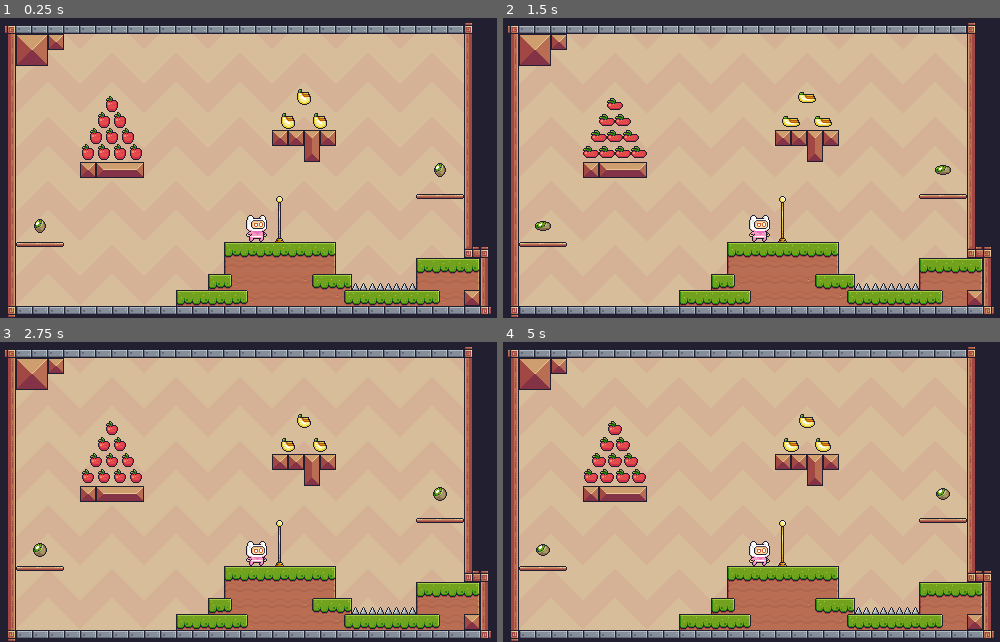
Above: before the commit, frames 1-4 (two rows, left to right).
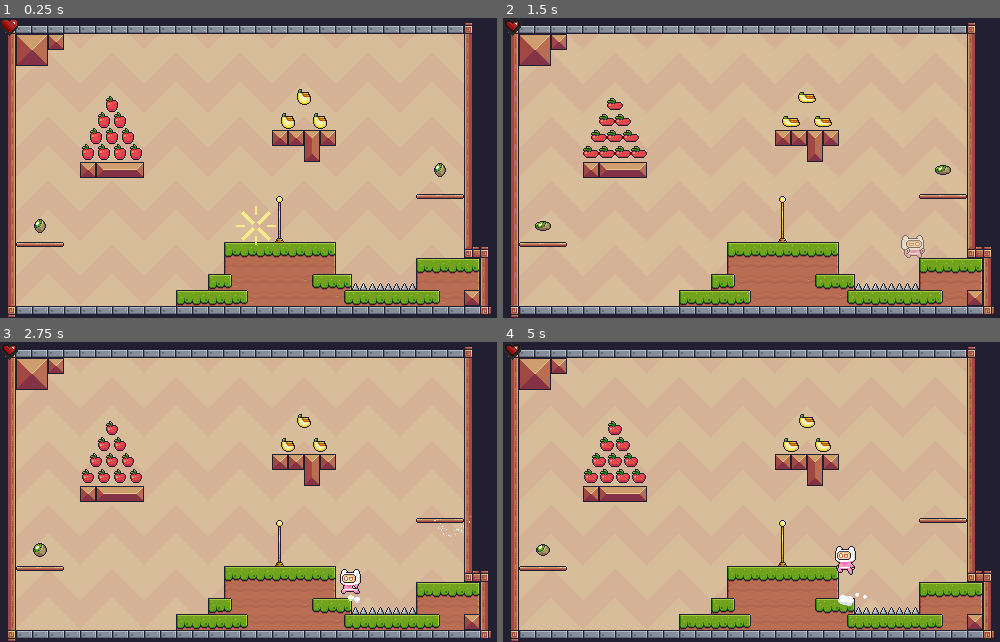
Above: after the commit, the same moments.

Repository: Javi-CD/godot4-platformer2D
Game: Godot game, scene res://src/scenes/game/game.tscn
The game is run twice, just before and just after one commit, with the same random seed, the same clock (stepped at 60 frames per second) and the same inputs.
Inputs:
- Up to frame 1 (0.25 s): no input
- Up to frame 2 (1.5 s): hold D (right) from 0.53 s (still down); tap Space (jump) at 0.6, 0.77, 1.07, 1.35 s
- Up to frame 3 (2.75 s): tap Space (jump) at 1.52, 1.82, 2.1 s; release D (right) at 2.03 s; hold A (left) from 2.03 s (still down)
- Up to frame 4 (5 s): release A (left) at 2.78 s; hold D (right) 2.78-4.28 s; tap Space (jump) at 2.85, 3.02, 3.32, 3.6, 3.77, 4.07, 4.35, 4.52, 4.82 s; hold A (left) from 4.28 s (still down)

The runs differ from the first frame. In frame 1, 0.5% of the frame differs, in the area x 0-56%, y 0-76%; in frame 2, 0.6%; in frame 3, 0.8%; in frame 4, 0.9%, in the area x 0-90%, y 1-88%.
Error before the commit: Parse Error: Cannot infer the type of "is_moving_on_floor" variable because the value doesn't have a set type. (res://src/scenes/player/player.gd:503)

Commit message:
fix(player): resolve parser error and type inferencing issues in FSM

Diff:
--- a/src/scenes/game/game.gd
+++ b/src/scenes/game/game.gd
@@ -6,10 +6,10 @@
 
 
 @onready var level_container: Node = $LevelContainer
-@onready var hud: HUD = $HUD
+@onready var hud: CanvasLayer = $HUD
 
 
-var _current_level: Level = null
+var _current_level: Node2D = null
 
 
 func _ready() -> void:
@@ -30,14 +30,16 @@
 		push_warning("No se pudo cargar la escena: " + level_path)
 		return
 
-	var instantiated := level_scene.instantiate()
-	if not instantiated is Level:
-		push_warning("La escena cargada no es de tipo Level: " + level_path)
+	var instantiated := level_scene.instantiate() as Node2D
+	if instantiated == null:
+		push_warning("La escena cargada no se pudo instanciar correctamente: " + level_path)
 		return
 
-	_current_level = instantiated as Level
+	_current_level = instantiated
 	level_container.add_child(_current_level)
-	_current_level.level_completed.connect(_on_level_completed)
+
+	if _current_level.has_signal("level_completed"):
+		_current_level.level_completed.connect(_on_level_completed)
 
 	_assign_level_player_to_hud()
 	_start_player_level_spawn()
@@ -45,19 +47,31 @@
 
 func _assign_level_player_to_hud() -> void:
 	if _current_level == null:
-		hud.set_player(null)
+		if hud.has_method("set_player"):
+			hud.set_player(null)
 		return
 
-	var player := _current_level.get_player()
-	hud.set_player(player)
+	var player: Node = null
+	if _current_level.has_method("get_player"):
+		player = _current_level.get_player()
+	else:
+		player = _current_level.get_node_or_null("Player")
+
+	if hud.has_method("set_player"):
+		hud.set_player(player)
 
 
 func _start_player_level_spawn() -> void:
 	if _current_level == null:
 		return
 
-	var player := _current_level.get_player()
-	if player != null:
+	var player: Node = null
+	if _current_level.has_method("get_player"):
+		player = _current_level.get_player()
+	else:
+		player = _current_level.get_node_or_null("Player")
+
+	if player != null and player.has_method("start_level_spawn"):
 		player.start_level_spawn()
 
 
--- a/src/scenes/hud/hud.gd
+++ b/src/scenes/hud/hud.gd
@@ -5,11 +5,11 @@
 @onready var heart_display: AnimatedSprite2D = $HeartDisplay
 
 
-var _player: Player = null
+var _player: Node = null
 
 
-func set_player(player: Player) -> void:
-	if _player != null and _player.health_changed.is_connected(_on_player_health_changed):
+func set_player(player: Node) -> void:
+	if _player != null and _player.has_signal("health_changed") and _player.health_changed.is_connected(_on_player_health_changed):
 		_player.health_changed.disconnect(_on_player_health_changed)
 
 	_player = player
@@ -19,8 +19,11 @@
 		return
 
 	heart_display.visible = true
-	_player.health_changed.connect(_on_player_health_changed)
-	_on_player_health_changed(_player.get_current_health(), _player.get_max_health())
+
+	if _player.has_signal("health_changed"):
+		_player.health_changed.connect(_on_player_health_changed)
+		if _player.has_method("get_current_health") and _player.has_method("get_max_health"):
+			_on_player_health_changed(_player.get_current_health(), _player.get_max_health())
 
 
 func _on_player_health_changed(current_health: int, max_health: int) -> void:
--- a/src/scenes/player/player.gd
+++ b/src/scenes/player/player.gd
@@ -102,31 +102,31 @@
 	state_machine.name = "StateMachine"
 	add_child(state_machine)
 
-	var idle_state := PlayerStateIdle.new()
+	var idle_state: State = PlayerStateIdle.new()
 	idle_state.name = "Idle"
 	state_machine.add_child(idle_state)
 
-	var run_state := PlayerStateRun.new()
+	var run_state: State = PlayerStateRun.new()
 	run_state.name = "Run"
 	state_machine.add_child(run_state)
 
-	var jump_state := PlayerStateJump.new()
+	var jump_state: State = PlayerStateJump.new()
 	jump_state.name = "Jump"
 	state_machine.add_child(jump_state)
 
-	var fall_state := PlayerStateFall.new()
+	var fall_state: State = PlayerStateFall.new()
 	fall_state.name = "Fall"
 	state_machine.add_child(fall_state)
 
-	var wall_slide_state := PlayerStateWallSlide.new()
+	var wall_slide_state: State = PlayerStateWallSlide.new()
 	wall_slide_state.name = "WallSlide"
 	state_machine.add_child(wall_slide_state)
 
-	var hurt_state := PlayerStateHurt.new()
+	var hurt_state: State = PlayerStateHurt.new()
 	hurt_state.name = "Hurt"
 	state_machine.add_child(hurt_state)
 
-	var respawn_state := PlayerStateRespawn.new()
+	var respawn_state: State = PlayerStateRespawn.new()
 	respawn_state.name = "Respawn"
 	state_machine.add_child(respawn_state)
 
@@ -315,7 +315,7 @@
 
 	var time := Time.get_ticks_msec() / 1000.0
 	var pulse := (sin(time * INVULNERABILITY_FLASH_SPEED) + 1.0) * 0.5
-	var alpha = lerp(INVULNERABILITY_MIN_ALPHA, 1.0, pulse)
+	var alpha: float = lerp(INVULNERABILITY_MIN_ALPHA, 1.0, pulse)
 
 	sprite.modulate.a = alpha
 
@@ -434,7 +434,7 @@
 
 
 func enter_hurt_state(source_position: Vector2) -> void:
-	var hit_direction := sign(global_position.x - source_position.x)
+	var hit_direction: float = sign(global_position.x - source_position.x)
 	if hit_direction == 0.0:
 		hit_direction = 1.0
 
@@ -497,10 +497,10 @@
 	if dust_effect == null:
 		return
 
-	var is_in_active_movement_state := state_machine.current_state != null and (
+	var is_in_active_movement_state: bool = state_machine != null and state_machine.current_state != null and (
 		state_machine.current_state.name == "Run"
 	)
-	var is_moving_on_floor := is_on_floor() and abs(velocity.x) > 10.0 and is_in_active_movement_state
+	var is_moving_on_floor: bool = is_on_floor() and abs(velocity.x) > 10.0 and is_in_active_movement_state
 
 	if not is_moving_on_floor:
 		if dust_effect.emitting:
@@ -521,12 +521,12 @@
 	if wall_dust_effect == null:
 		return
 
-	if state_machine.current_state == null or state_machine.current_state.name != "WallSlide":
+	if state_machine == null or state_machine.current_state == null or state_machine.current_state.name != "WallSlide":
 		if wall_dust_effect.emitting:
 			wall_dust_effect.emitting = false
 		return
 
-	var wall_direction := _get_wall_direction()
+	var wall_direction: float = _get_wall_direction()
 
 	if wall_direction < 0.0:
 		wall_dust_effect.global_position = dust_spawn_wall_left.global_position
--- a/src/scenes/player/states/state.gd
+++ b/src/scenes/player/states/state.gd
@@ -2,12 +2,12 @@
 extends Node
 
 ## Base class for all states in the Finite State Machine (FSM).
-## Each state manages its own lifecycle: enter, exit, input handling, and physics updates.
 
+@warning_ignore("unused_signal")
 signal transitioned(state: State, new_state_name: StringName, msg: Dictionary)
 
-var player: Player = null
-var state_machine: StateMachine = null
+var player: CharacterBody2D = null
+var state_machine: Node = null
 
 
 func enter(_msg: Dictionary = {}) -> void:
--- a/src/scenes/player/states/state_machine.gd
+++ b/src/scenes/player/states/state_machine.gd
@@ -11,13 +11,14 @@
 var states: Dictionary = {}
 
 
-func init(player: Player) -> void:
+func init(target_player: CharacterBody2D) -> void:
 	for child in get_children():
 		if child is State:
 			states[child.name.to_lower()] = child
-			child.player = player
+			child.player = target_player
 			child.state_machine = self
-			child.transitioned.connect(_on_child_transitioned)
+			if not child.transitioned.is_connected(_on_child_transitioned):
+				child.transitioned.connect(_on_child_transitioned)
 
 	if initial_state != null:
 		current_state = initial_state
@@ -45,15 +46,15 @@
 		push_warning("StateMachine: Attempted to transition to non-existent state '%s'" % target_state_name)
 		return
 
-	var previous_state_name := current_state.name if current_state != null else &""
+	var previous_state_name: StringName = StringName(current_state.name) if current_state != null else &""
 
 	if current_state != null:
 		current_state.exit()
 
-	current_state = states[key]
+	current_state = states[key] as State
 	current_state.enter(msg)
 
-	emit_signal("state_changed", previous_state_name, current_state.name)
+	emit_signal("state_changed", previous_state_name, StringName(current_state.name))
 
 
 func _on_child_transitioned(state: State, new_state_name: StringName, msg: Dictionary) -> void:
--- a/src/scripts/level/level.gd
+++ b/src/scripts/level/level.gd
@@ -8,15 +8,15 @@
 @export_file("*.tscn") var next_level_path: String
 
 
-@onready var player: Player = $Player
-@onready var exit_flag: ExitFlag = $ExitFlag
+@onready var player: Node2D = $Player
+@onready var exit_flag: Area2D = $ExitFlag
 @onready var collectables_container: Node = $Collectables
 
 
 var _total_fruits := 0
 var _collected_fruits := 0
 var _is_completed := false
-var _fruits: Array[Fruit] = []
+var _fruits: Array[Area2D] = []
 var _is_waiting_for_player_exit := false
 
 
@@ -24,19 +24,21 @@
 	_setup_fruits()
 	_update_exit_state()
 
-	if exit_flag != null:
+	if exit_flag != null and exit_flag.has_signal("player_entered"):
 		exit_flag.player_entered.connect(_on_flag_entered)
 	else:
 		push_warning("ExitFlag no encontrado en la escena del nivel")
 
 	if player != null:
-		player.respawned.connect(_on_player_respawned)
-		player.level_exit_finished.connect(_on_player_level_exit_finished)
+		if player.has_signal("respawned"):
+			player.respawned.connect(_on_player_respawned)
+		if player.has_signal("level_exit_finished"):
+			player.level_exit_finished.connect(_on_player_level_exit_finished)
 	else:
 		push_warning("Player no encontrado en la escena del nivel")
 
 
-func get_player() -> Player:
+func get_player() -> Node2D:
 	return player
 
 
@@ -49,18 +51,19 @@
 
 	for fruit in _fruits:
 		_total_fruits += 1
-		fruit.collected.connect(_on_fruit_collected)
+		if fruit.has_signal("collected"):
+			fruit.collected.connect(_on_fruit_collected)
 
 
-func _find_fruits(root: Node) -> Array[Fruit]:
-	var fruits: Array[Fruit] = []
+func _find_fruits(root: Node) -> Array[Area2D]:
+	var fruits: Array[Area2D] = []
 
 	if root == null:
 		return fruits
 
 	for child in root.get_children():
-		if child is Fruit:
-			fruits.append(child as Fruit)
+		if child.has_signal("collected"):
+			fruits.append(child as Area2D)
 
 		fruits.append_array(_find_fruits(child))
 
